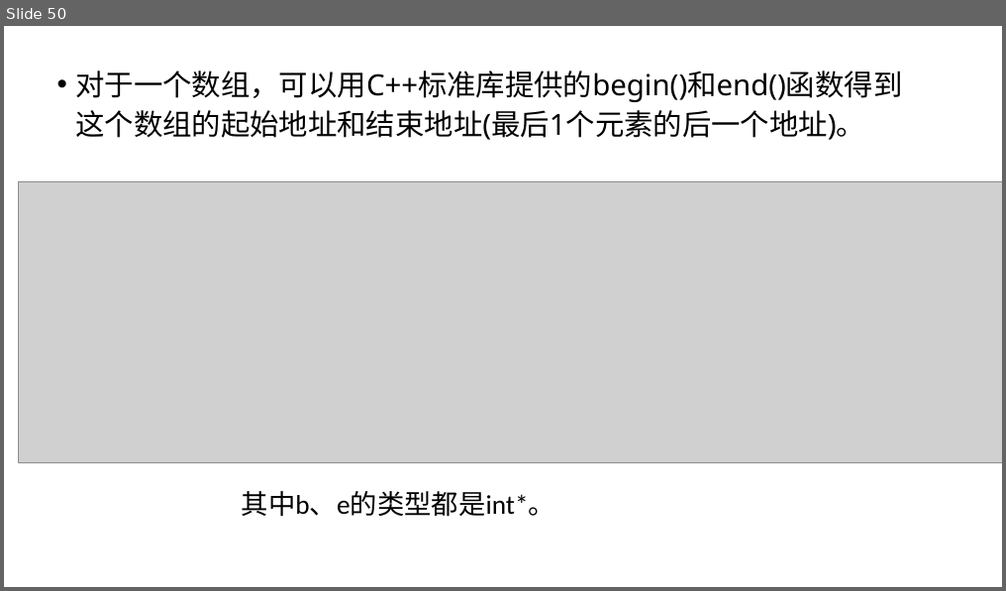
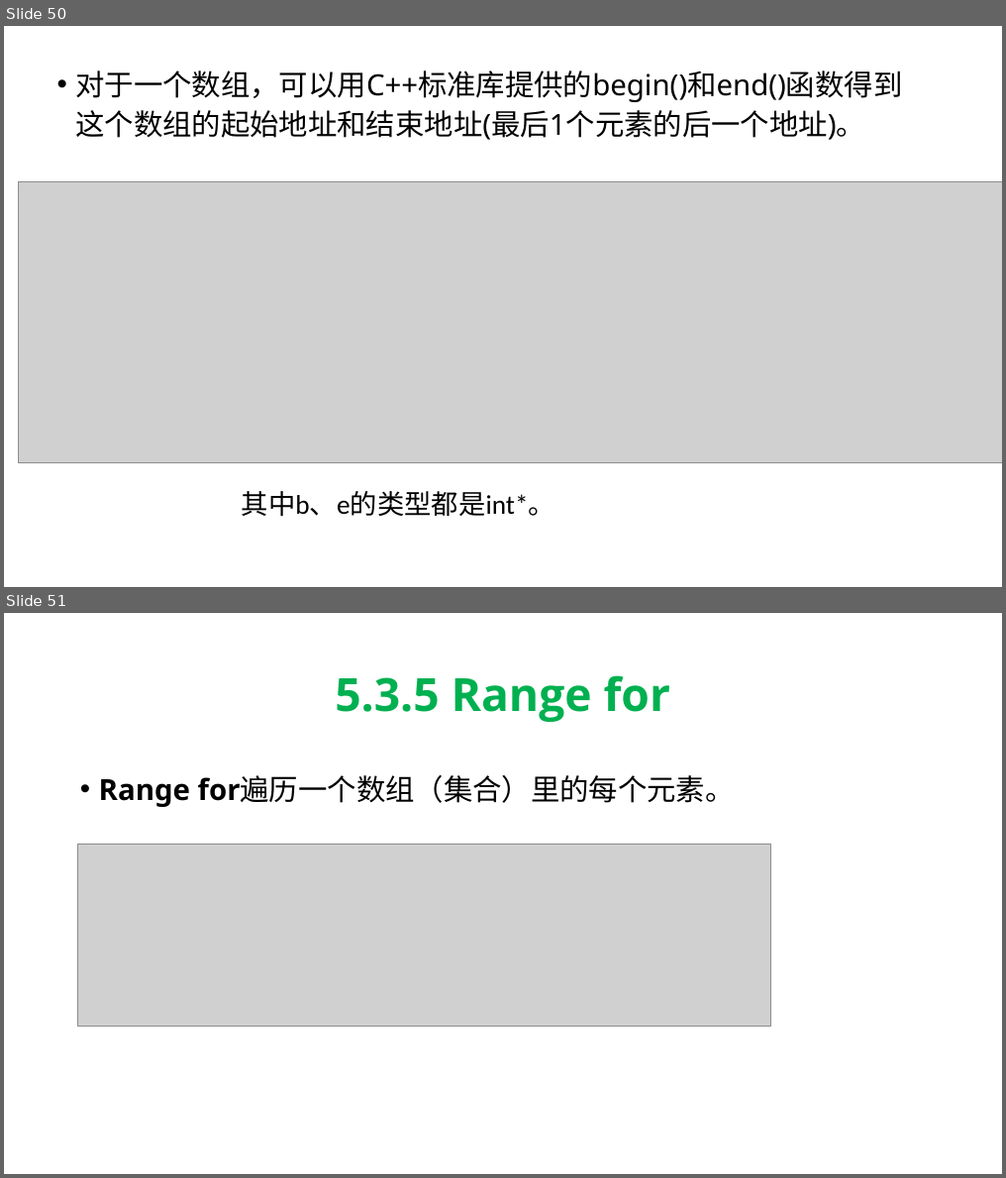
Before and after one commit to hwdong-net/cplusplus17, a slide deck: ppt/第5章 复合类型.pptx. Shown one above the other, each under a label of ours: slide 50 before the commit, slides 50 and 51 after it. The pictures are 1006x591 and 1006x1178 pixels, drawn with LibreOffice and Linux fonts; fonts in the diff are those of the drawing; grey boxes stand for pictures. Boxes give left, top, right and bottom in pixels: in the first picture for what was removed or moved away, otherwise in the second. Text is boxed around its words. In the diff, an @@ line names an element or a change of style, - is before the commit and + after.

```diff
--- a/ppt/第5章 复合类型.pptx
+++ b/ppt/第5章 复合类型.pptx
@@ slide 51 added at box(4, 613, 1002, 1174), background #FFFFFF @@
@@ title added at box(335, 675, 670, 722), 44 pt, text #00B050, bold @@
+5.3.5 Range for
@@ text added at box(99, 775, 735, 807), 28 pt, text #000000 @@
+• Range for遍历一个数组（集合）里的每个元素。
@@ picture added at box(78, 844, 770, 1026) @@
```
Also in this commit, not shown: 20 other slides added.
